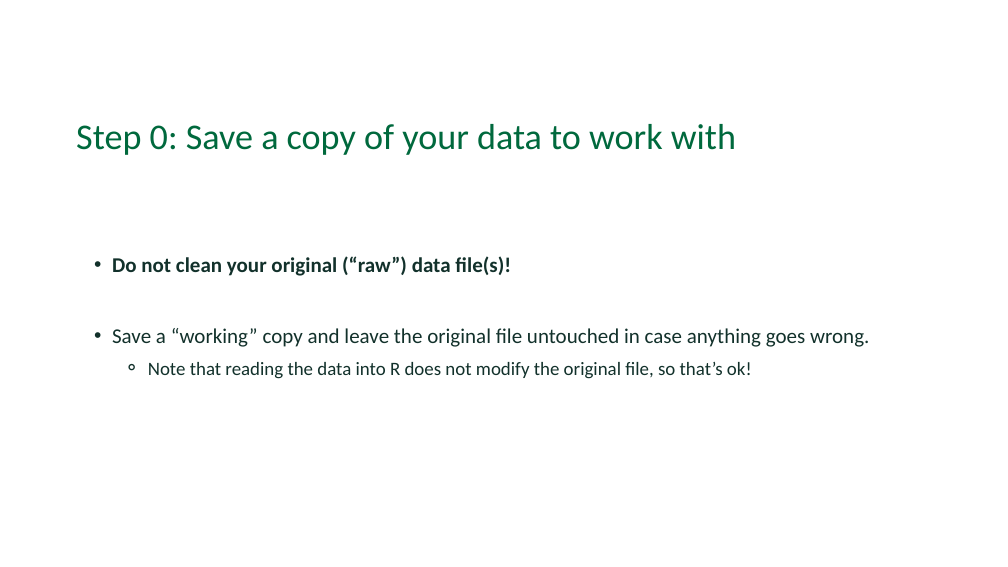
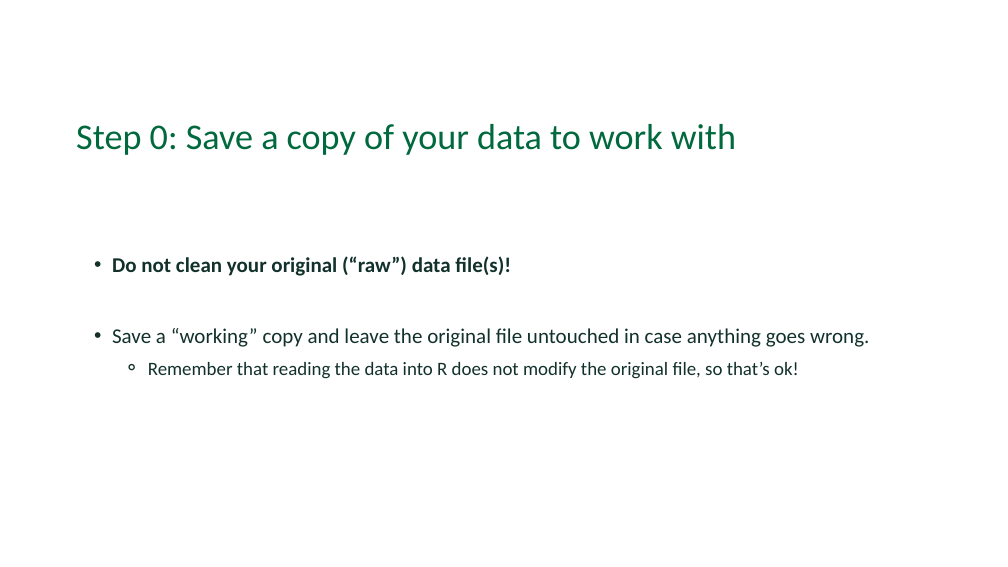
Before and after one commit to Dartmouth-Libraries/r_research-fundamentals_ws, a slide deck: slide 12 of slides/03a_Data-Cleaning.pptx (slide 11 before the commit). Drawn at 1008x567 pixels with LibreOffice and Linux fonts; fonts in the diff are those of the drawing; background and template pictures are left out. Boxes give left, top, right and bottom in pixels: in the first picture for what was removed or moved away, otherwise in the second. Text is boxed around its words. In the diff, an @@ line names an element or a change of style, - is before the commit and + after.

Commit message:
3a data cleaning slide updates

```diff
--- a/slides/03a_Data-Cleaning.pptx
+++ b/slides/03a_Data-Cleaning.pptx
@@ text at [148, 362, 799, 379]: text changed @@
-    ⚬ Note that reading the data into R does not modify the original file, so that’s ok!
+    ⚬ Remember that reading the data into R does not modify the original file, so that’s ok!
```
Also in this commit, not shown: 2 other slides changed, 4 slides added, 2 slides removed.
